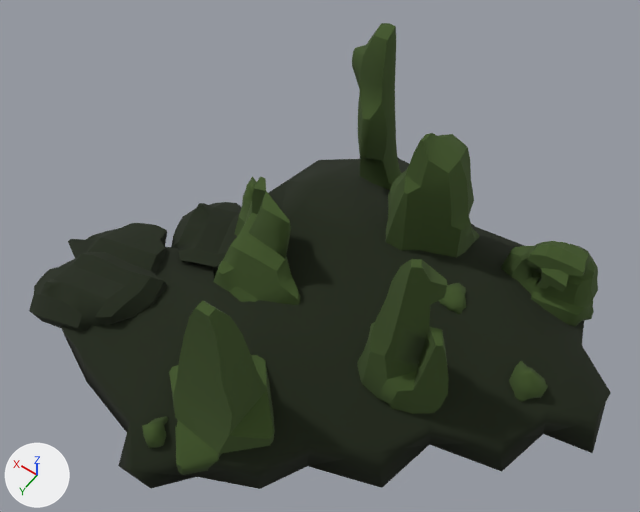
Two versions of the glTF model assets/pile_green.glb, one commit apart.
Both versions are drawn from a 50 mm camera at (-18.4, 25.7, 47.9) aimed at (0.2, -0.3, 7.2). Arrows for +X, +Y and +Z are at lower left; the lights stay in place. Where no turn or scale is listed for an object, it has been applied to the vertices.

The first picture shows 'rock.001', 'rock.004', 'rock.006', 'rock.007', 'rock.008', 'rock.009', 'rock.011', 'rock.017', 'rock.026', 'rock.030', 'rock.032', 'rock.035'.
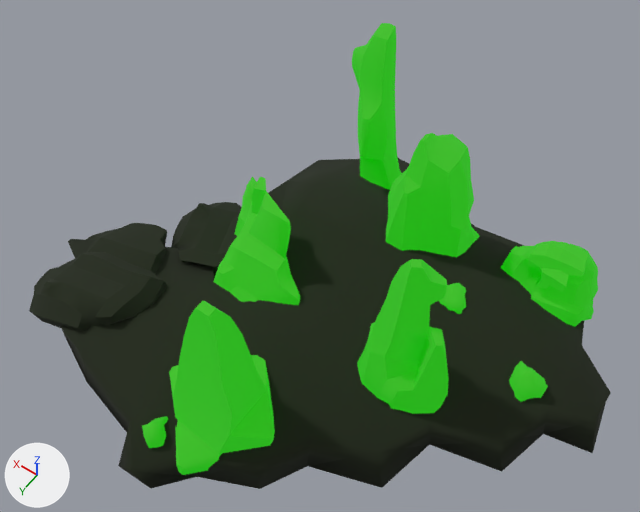
Commit message: rocks glow now + worker hold rocks

Pixel boxes [x1, y1, x2, y2] of what changed, in the pictures (640 x 512 px):
'rock.004', recoloured, surface changed: [169, 301, 275, 475] in both
'rock.009', recoloured, surface changed: [357, 259, 449, 414] in both
'rock.008', recoloured, surface changed: [385, 133, 480, 258] in both
'rock.026', recoloured, surface changed: [213, 177, 300, 305] in both
'rock.011', recoloured, surface changed: [352, 23, 402, 190] in both
'rock.017', recoloured, surface changed: [501, 241, 598, 327] in both
'rock.030', recoloured, surface changed: [509, 361, 548, 402] in both
'rock.032', recoloured, surface changed: [142, 416, 168, 448] in both
'rock.035', recoloured, surface changed: [439, 283, 466, 314] in both

The edits, one by one:
In material 'Material.007' (mat_material_007), emission_color is now set to (0.000293, 0.422, 0.0), green #01ae00.
In material 'Material.007' (mat_material_007), emission_strength is now set to 1.0.
me_icosphere_027 has 158 vertices, 324 faces and spans x -5.06..3.28, y -6.34..1.81, z -7.49..2.01.
me_icosphere_027 no longer uses material mat_material_003 (dark green #3f5425).
me_icosphere_027 now uses material mat_material_007 (dark green #3f5425).
me_icosphere_020 has 211 vertices, 432 faces and spans x -2.49..3.68, y -1.55..2.94, z -3.41..2.57.
me_icosphere_020 no longer uses material mat_material_004 (dark green #3f5425).
me_icosphere_020 now uses material mat_material_007 (dark green #3f5425).
me_icosphere_011 has 202 vertices, 400 faces and spans x -2.7..2.2, y -1.2..2.2, z -9.7..7.9.
me_icosphere_011 no longer uses material mat_material_003 (dark green #3f5425).
me_icosphere_011 now uses material mat_material_007 (dark green #3f5425).
me_icosphere_009 has 83 vertices, 168 faces and spans x -3.95..1.74, y -1.44..2.03, z -7.24..5.54.
me_icosphere_009 no longer uses material mat_material_003 (dark green #3f5425).
me_icosphere_009 now uses material mat_material_007 (dark green #3f5425).
me_icosphere_004 has 58 vertices, 112 faces and spans x -4.5..3.0, y -3.9..3.5, z -7.3..8.0.
me_icosphere_004 no longer uses material mat_material_003 (dark green #3f5425).
me_icosphere_004 now uses material mat_material_007 (dark green #3f5425).
